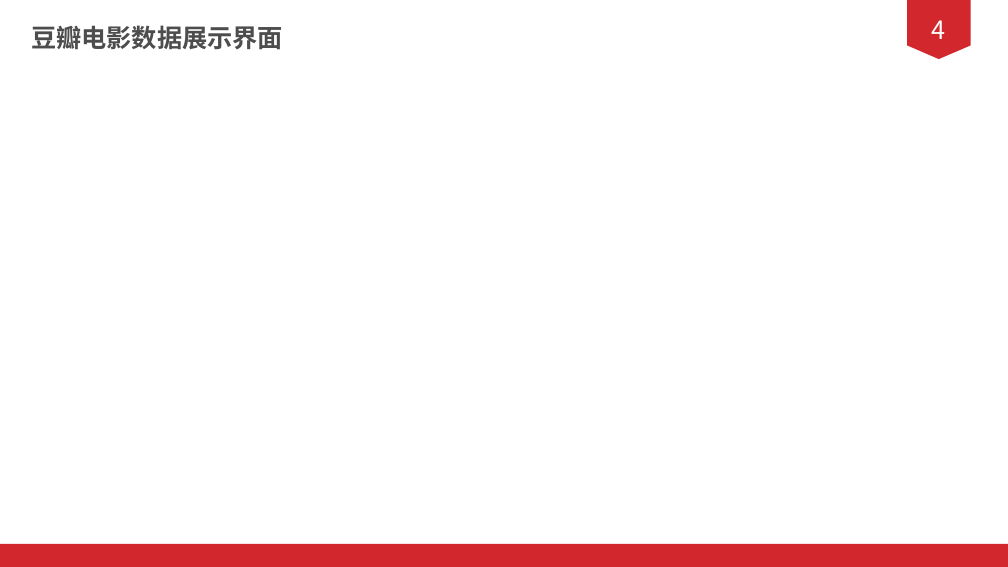
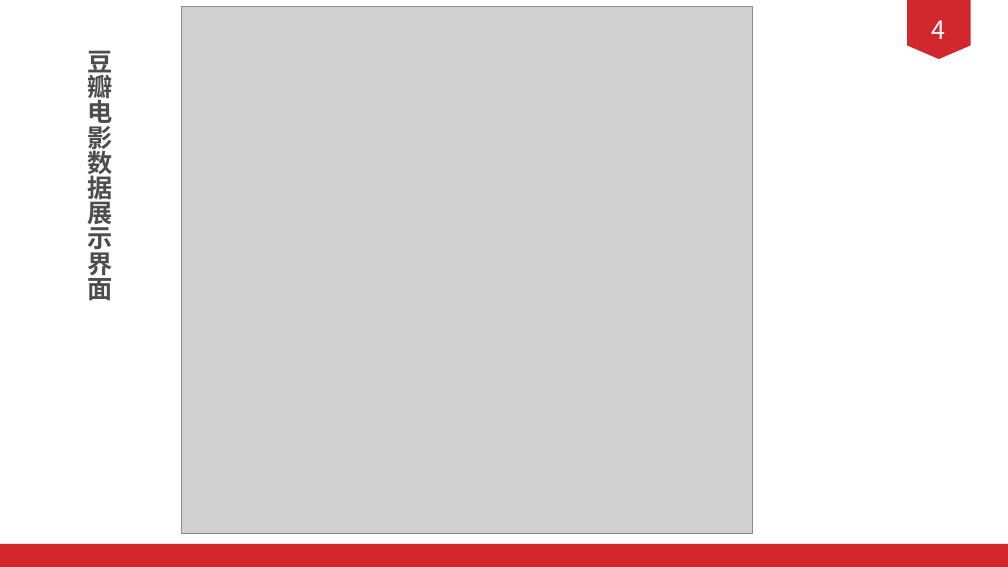
Before and after one commit to 1AKO1/2020shixun, a slide deck: slide 15 of doc/PPT/答辩ppt.pptx (slide 14 before the commit). Drawn at 1008x567 pixels with LibreOffice and Linux fonts; fonts in the diff are those of the drawing; grey boxes stand for pictures. Boxes give left, top, right and bottom in pixels: in the first picture for what was removed or moved away, otherwise in the second. Text is boxed around its words. In the diff, an @@ line names an element or a change of style, - is before the commit and + after.

Commit message:
答辩ppt（豆瓣图书数据展示界面需要更新，当当数据查询界面尽可能优化）

```diff
--- a/doc/PPT/答辩ppt.pptx
+++ b/doc/PPT/答辩ppt.pptx
@@ picture added at <box>181,7,752,534</box> @@
@@ text "豆瓣电影数据展示界面" rewrapped from <box>31,25,283,50</box> to <box>87,51,112,300</box> @@
```
Also in this commit, not shown: 13 other slides changed, 1 slide added, 16 slides removed.
